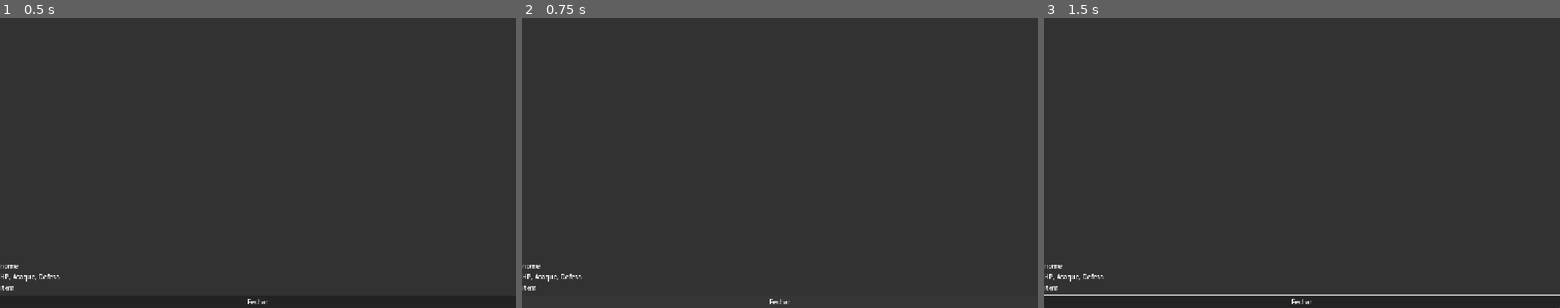
Above: before the commit, frames 1-3 (left to right).
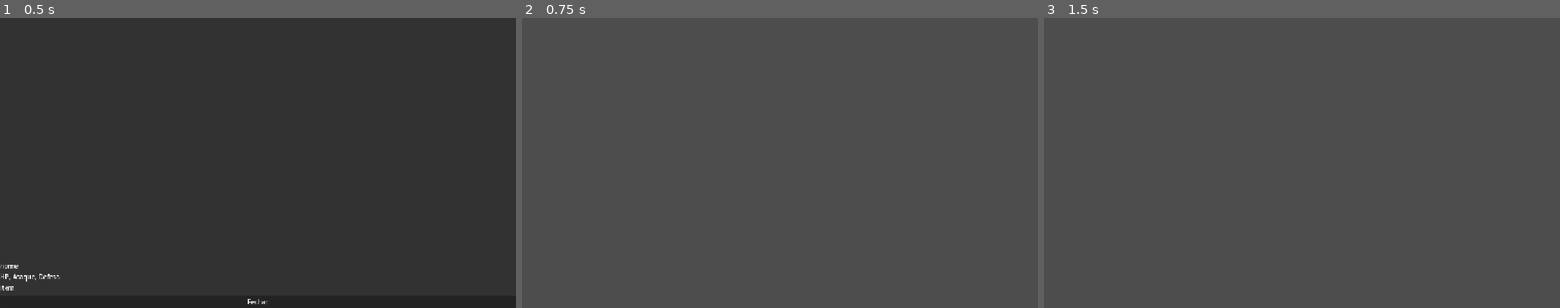
Above: after the commit, the same moments.

Repository: DJerowd/pokemon-td
Game: Godot game, scene res://scenes/ui/TowerInspectorMenu.tscn
Two runs of this game, one before a commit and one after it. Both use one fixed random seed, a clock stepped at 60 frames per second and the inputs below. This scene is started directly instead of the project's main scene.
Inputs (mouse positions are in pixels of both pictures, inside the frame that each line leads up to):
- Up to frame 1 (0.5 s): no input
- Up to frame 2 (0.75 s): click "Fechar" at 0.5 s
- Up to frame 3 (1.5 s): tap Enter at 1.25 s; move the mouse to (1415, 148) at 1.27 s; hold Right (ui_right) from 1.28 s (still down); click (1415, 148) at 1.42 s

Frame 1 is identical in both runs. In frame 2, 96% of the frame differs, in the area x 0-100%, y 0-99%; in frame 3, 100%, in the area x 0-100%, y 0-100%.
Error before the commit: Trying to assign value of type 'HBoxContainer' to a variable of type 'VBoxContainer'. (res://scenes/ui/TowerInspectorMenu.gd:10)

Commit message:
Corrige tipo do container de golpes no inspetor

Diff:
--- a/scenes/ui/TowerInspectorMenu.gd
+++ b/scenes/ui/TowerInspectorMenu.gd
@@ -7,7 +7,7 @@
 @onready var lbl_title: Label = $VBoxContainer/LblTitle
 @onready var lbl_stats: Label = $VBoxContainer/LblStats
 @onready var lbl_item: Label = $VBoxContainer/LblItem
-@onready var moves_box: VBoxContainer = $VBoxContainer/MovesBox
+@onready var moves_box: HBoxContainer = $VBoxContainer/MovesBox
 @onready var btn_close: Button = $VBoxContainer/BtnClose
 
 func _ready() -> void:
